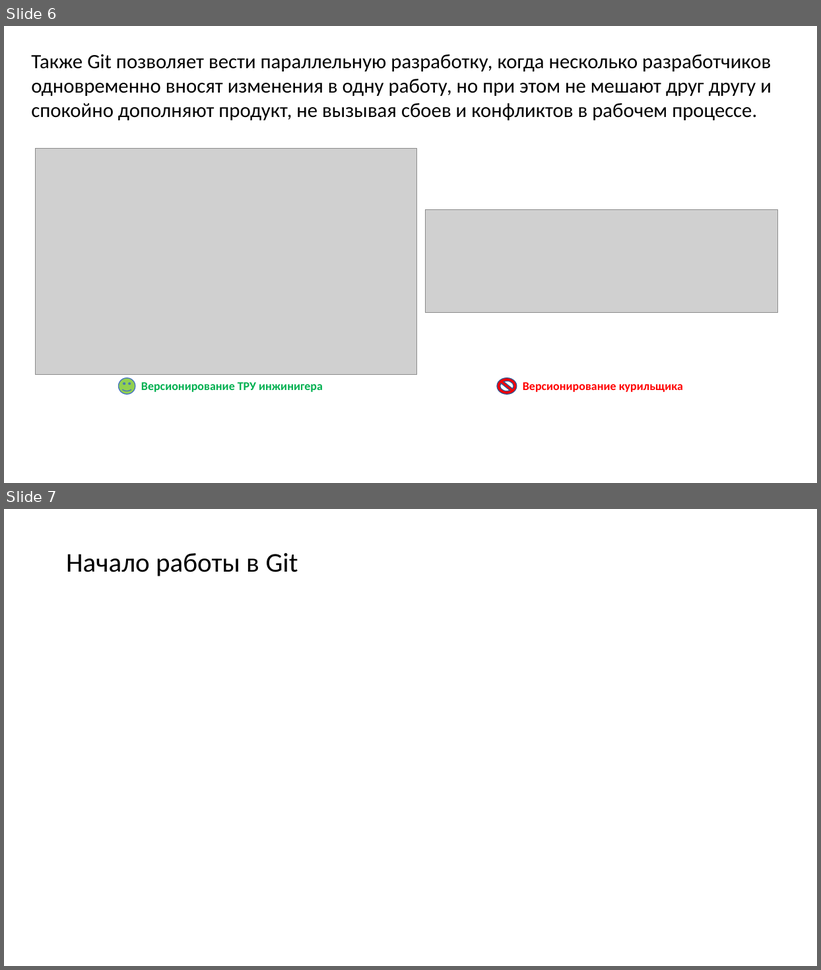
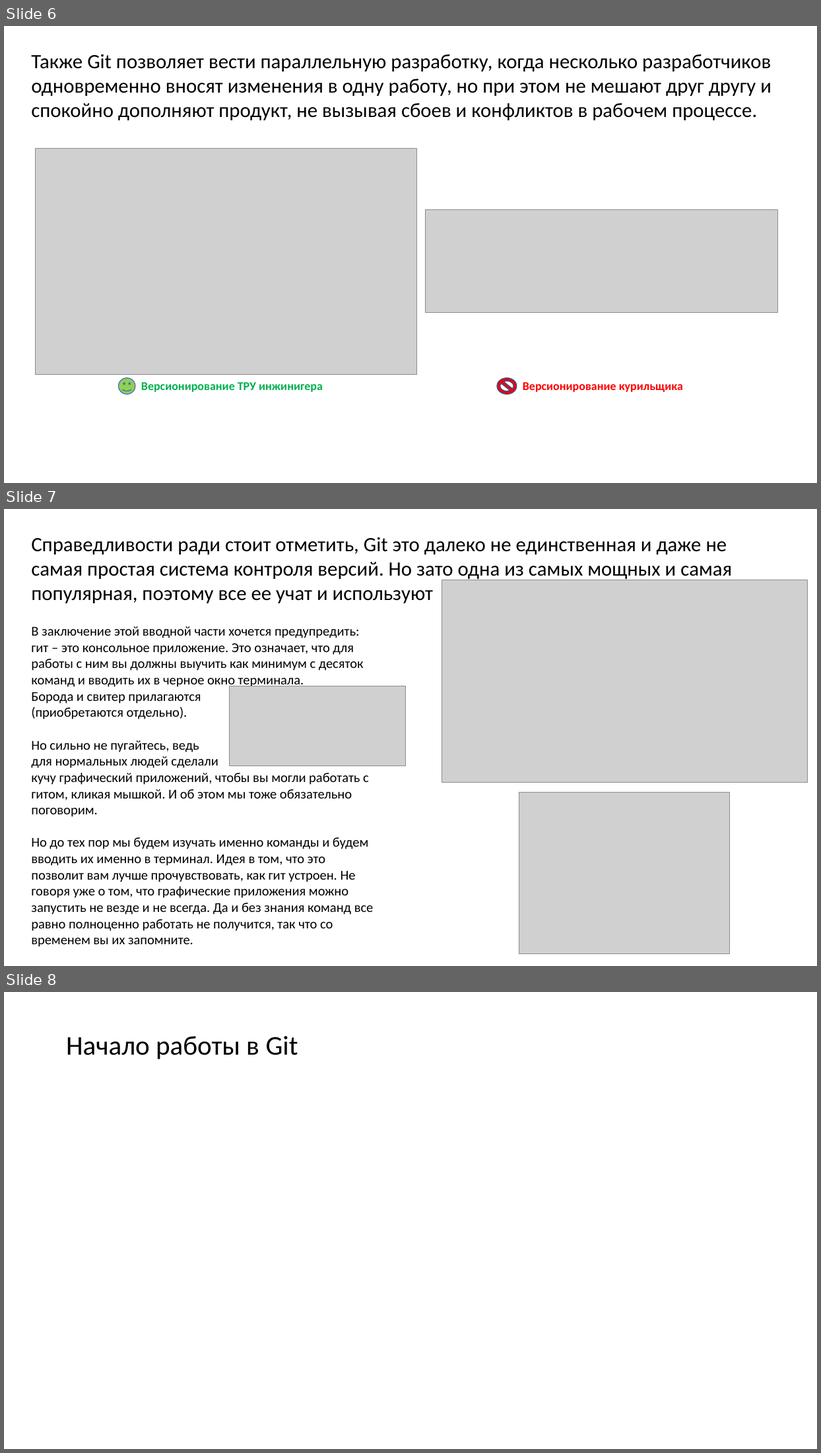
Before and after one commit to yaroslav-pukazov/Git-in-CAD, a slide deck: Презентация Microsoft PowerPoint.pptx. Shown one above the other, each under a label of ours: slides 6 and 7 before the commit, slides 6, 7 and 8 after it. The pictures are 821x970 and 821x1453 pixels, drawn with LibreOffice and Linux fonts; fonts in the diff are those of the drawing; grey boxes stand for pictures. Boxes give left, top, right and bottom in pixels: in the first picture for what was removed or moved away, otherwise in the second. Text is boxed around its words. In the diff, an @@ line names an element or a change of style, - is before the commit and + after.

Commit message:
Закончил вводную часть

```diff
--- a/Презентация Microsoft PowerPoint.pptx
+++ b/Презентация Microsoft PowerPoint.pptx
@@ slide 7 added at (x1=4, y1=509, x2=817, y2=966), background #FFFFFF @@
@@ text added at (x1=31, y1=537, x2=732, y2=603), 24 pt, text #000000 @@
+Справедливости ради стоит отметить, Git это далеко не единственная и даже не самая простая система контроля версий. Но зато одна из самых мощных и самая популярная, поэтому все ее учат и используют
@@ picture added at (x1=442, y1=580, x2=808, y2=782) @@
@@ text added at (x1=31, y1=626, x2=374, y2=947), 16 pt, text #000000 @@
+В заключение этой вводной части хочется предупредить: гит – это консольное приложение. Это означает, что для работы с ним вы должны выучить как минимум с десяток команд и вводить их в черное окно терминала.
+Борода и свитер прилагаются
+(приобретаются отдельно).
+Но сильно не пугайтесь, ведь
+для нормальных людей сделали
+кучу графический приложений, чтобы вы могли работать с гитом, кликая мышкой. И об этом мы тоже обязательно поговорим.
+Но до тех пор мы будем изучать именно команды и будем вводить их именно в терминал. Идея в том, что это позволит вам лучше прочувствовать, как гит устроен. Не говоря уже о том, что графические приложения можно запустить не везде и не всегда. Да и без знания команд все равно полноценно работать не получится, так что со временем вы их запомните.
@@ picture added at (x1=229, y1=686, x2=405, y2=766) @@
@@ picture added at (x1=519, y1=792, x2=730, y2=955) @@
@@ what was slide 7 is now slide 8 @@
```
